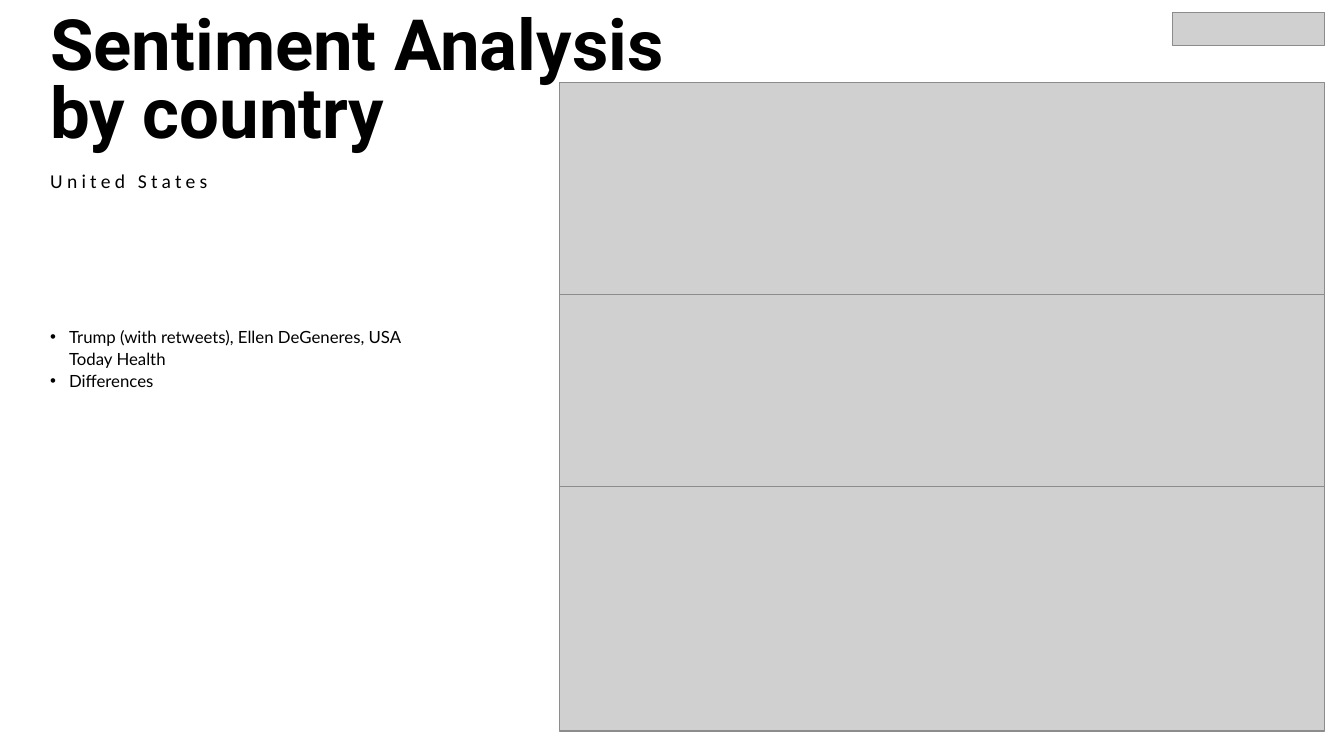
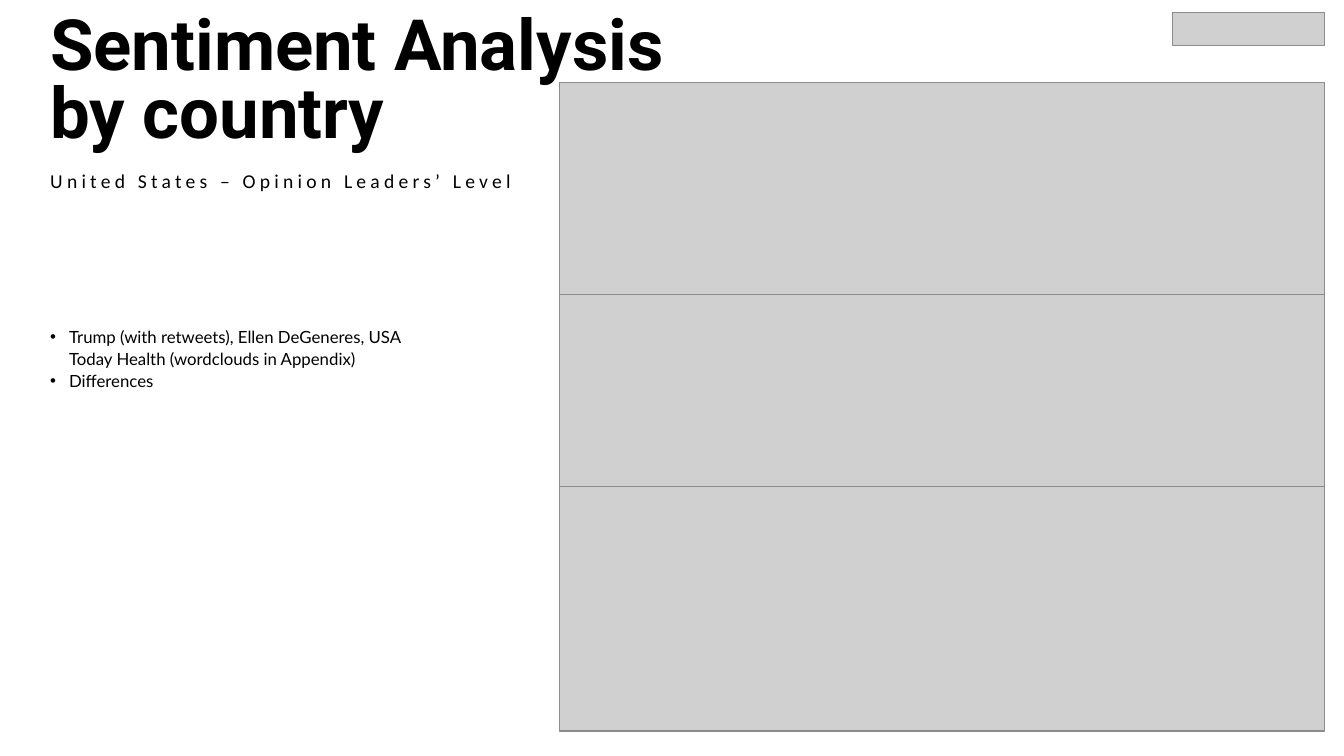
Before and after one commit to Franca97/Web_Data_and-_Digital_Analytics, a slide deck: slide 11 of Presentation.pptx (slide 10 before the commit). Drawn at 1344x756 pixels with LibreOffice and Linux fonts; fonts in the diff are those of the drawing; grey boxes stand for pictures. Boxes give left, top, right and bottom in pixels: in the first picture for what was removed or moved away, otherwise in the second. Text is boxed around its words. In the diff, an @@ line names an element or a change of style, - is before the commit and + after.

```diff
--- a/Presentation.pptx
+++ b/Presentation.pptx
@@ text at bbox=[50, 174, 511, 191]: text changed @@
-United States
+United States – Opinion Leaders’ Level
@@ text at bbox=[69, 330, 402, 368]: text changed @@
-• Trump (with retweets), Ellen DeGeneres, USA Today Health
+• Trump (with retweets), Ellen DeGeneres, USA Today Health (wordclouds in Appendix)
```
Also in this commit, not shown: 8 other slides changed, 6 slides added, 2 slides removed.
